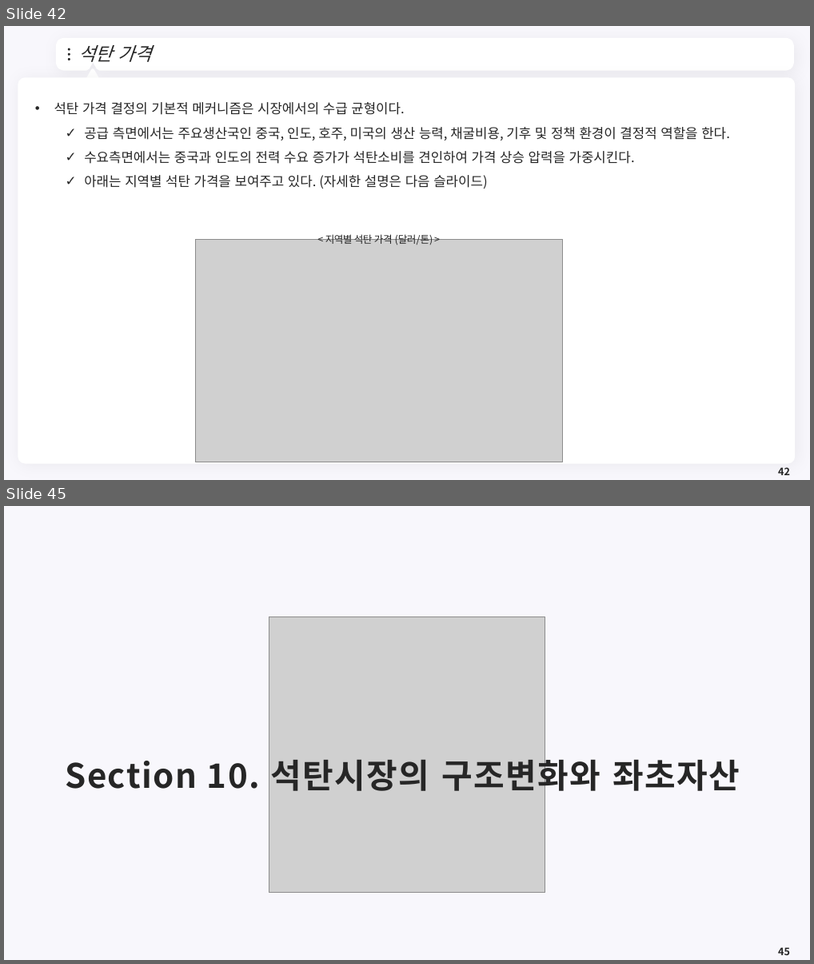
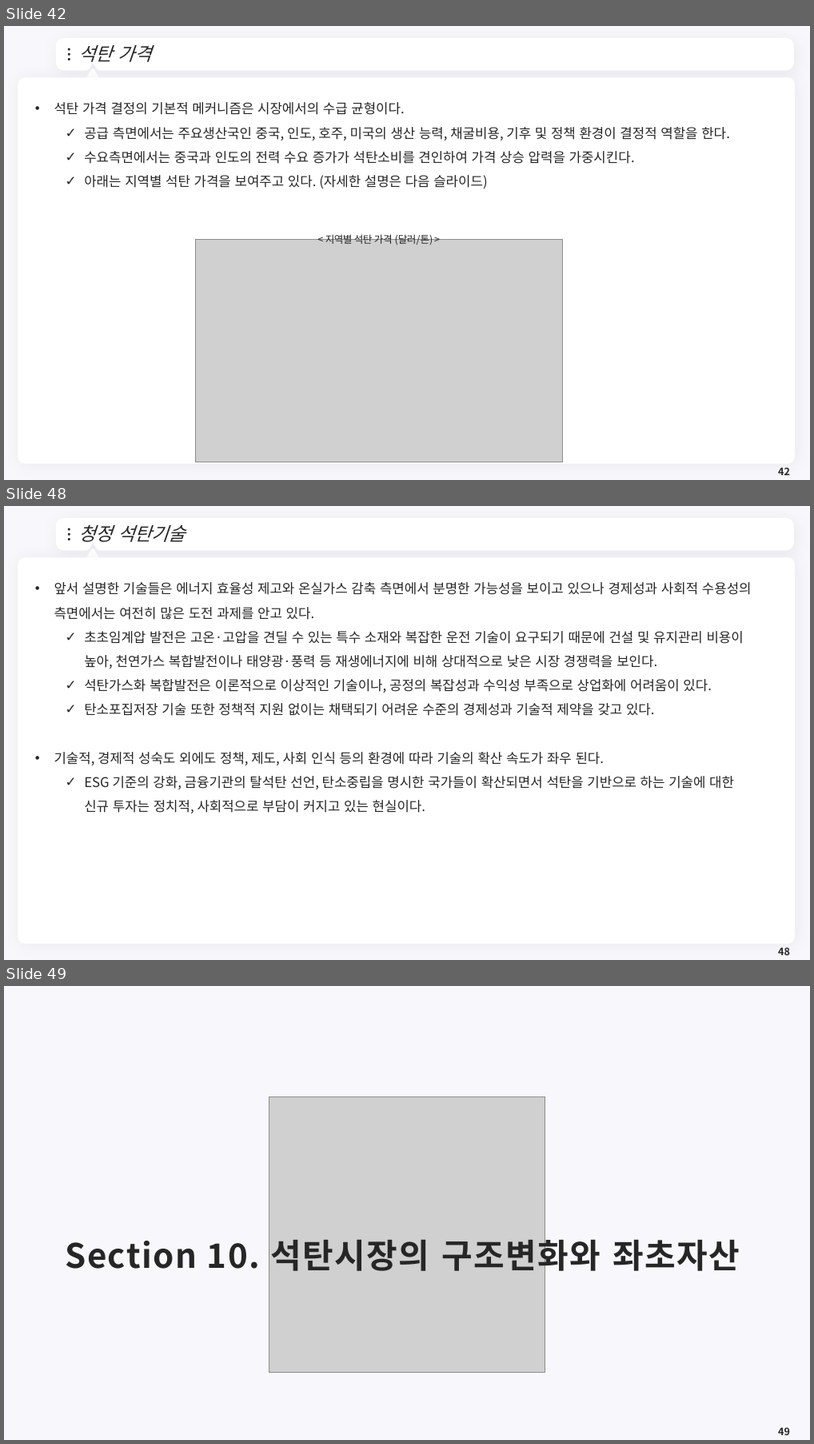
Before and after one commit to meandthey/Teaching, a slide deck: 에너지경제학/자원에너지경제학_Chapter_4 (석탄).pptx. Shown one above the other, each under a label of ours: slides 42 and 45 before the commit, slides 42, 48 and 49 after it; the slides between them are not shown. The pictures are 814x964 and 814x1444 pixels, drawn with LibreOffice and Linux fonts; fonts in the diff are those of the drawing; grey boxes stand for pictures; background and template pictures are left out. Boxes give left, top, right and bottom in pixels: in the first picture for what was removed or moved away, otherwise in the second. Text is boxed around its words. In the diff, an @@ line names an element or a change of style, - is before the commit and + after.

```diff
--- a/에너지경제학/자원에너지경제학_Chapter_4 (석탄).pptx
+++ b/에너지경제학/자원에너지경제학_Chapter_4 (석탄).pptx
@@ slide 48 added at (4,506,810,960), background #F8F7FC; not listed: 7 template elements that a slide beside it also shows @@
@@ title added at (78,525,186,542), 22 pt, text #262626, italic @@
+청정 석탄기술
@@ text added at (54,582,752,813), 16 pt, text #262626 @@
+• 앞서 설명한 기술들은 에너지 효율성 제고와 온실가스 감축 측면에서 분명한 가능성을 보이고 있으나 경제성과 사회적 수용성의 측면에서는 여전히 많은 도전 과제를 안고 있다.
+  ✓ 초초임계압 발전은 고온·고압을 견딜 수 있는 특수 소재와 복잡한 운전 기술이 요구되기 때문에 건설 및 유지관리 비용이 높아, 천연가스 복합발전이나 태양광·풍력 등 재생에너지에 비해 상대적으로 낮은 시장 경쟁력을 보인다.
+  ✓ 석탄가스화 복합발전은 이론적으로 이상적인 기술이나, 공정의 복잡성과 수익성 부족으로 상업화에 어려움이 있다.
+  ✓ 탄소포집저장 기술 또한 정책적 지원 없이는 채택되기 어려운 수준의 경제성과 기술적 제약을 갖고 있다.
+• 기술적, 경제적 성숙도 외에도 정책, 제도, 사회 인식 등의 환경에 따라 기술의 확산 속도가 좌우 된다.
+  ✓ ESG 기준의 강화, 금융기관의 탈석탄 선언, 탄소중립을 명시한 국가들이 확산되면서 석탄을 기반으로 하는 기술에 대한 신규 투자는 정치적, 사회적으로 부담이 커지고 있는 현실이다.
@@ page number added at (778,947,790,955), 12 pt, text #262626, bold @@
+48
@@ what was slide 45 is now slide 49 @@
```
Also in this commit, not shown: 2 slides changed, 5 other slides added, 1 slide removed, 2 other files.
